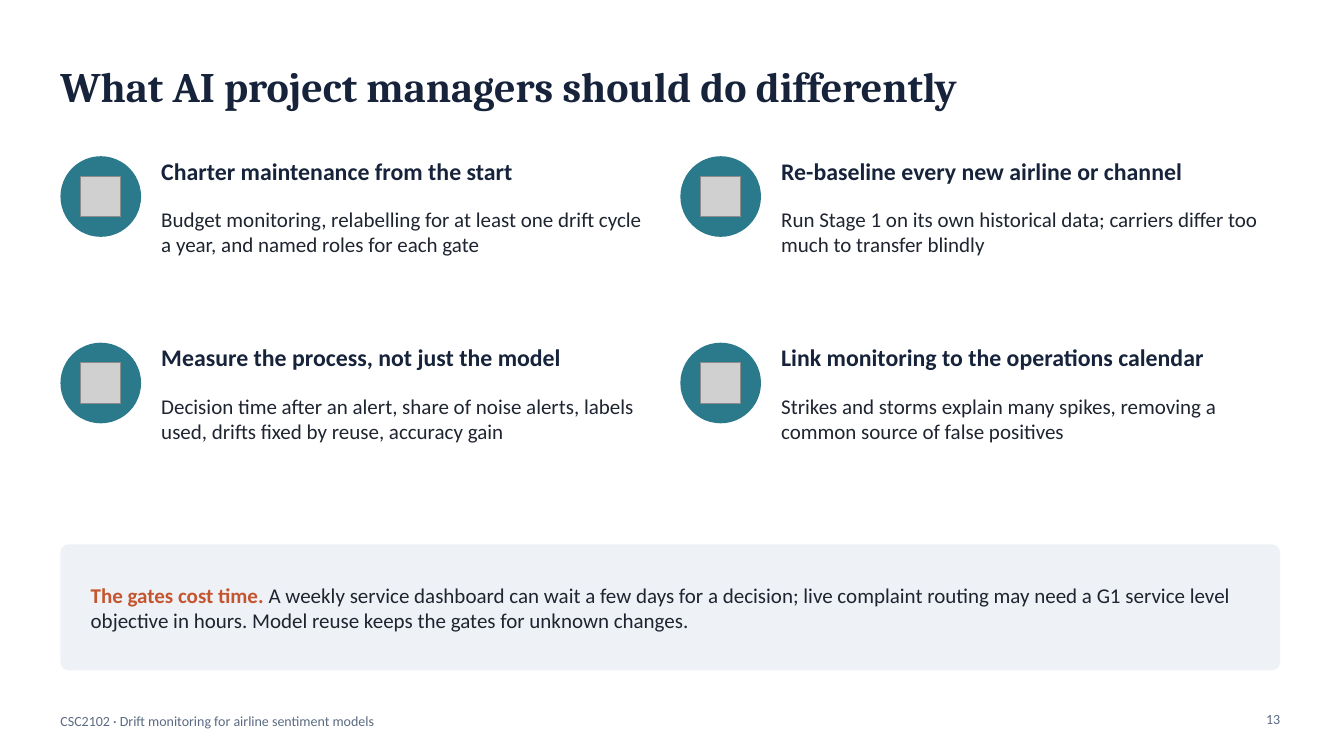
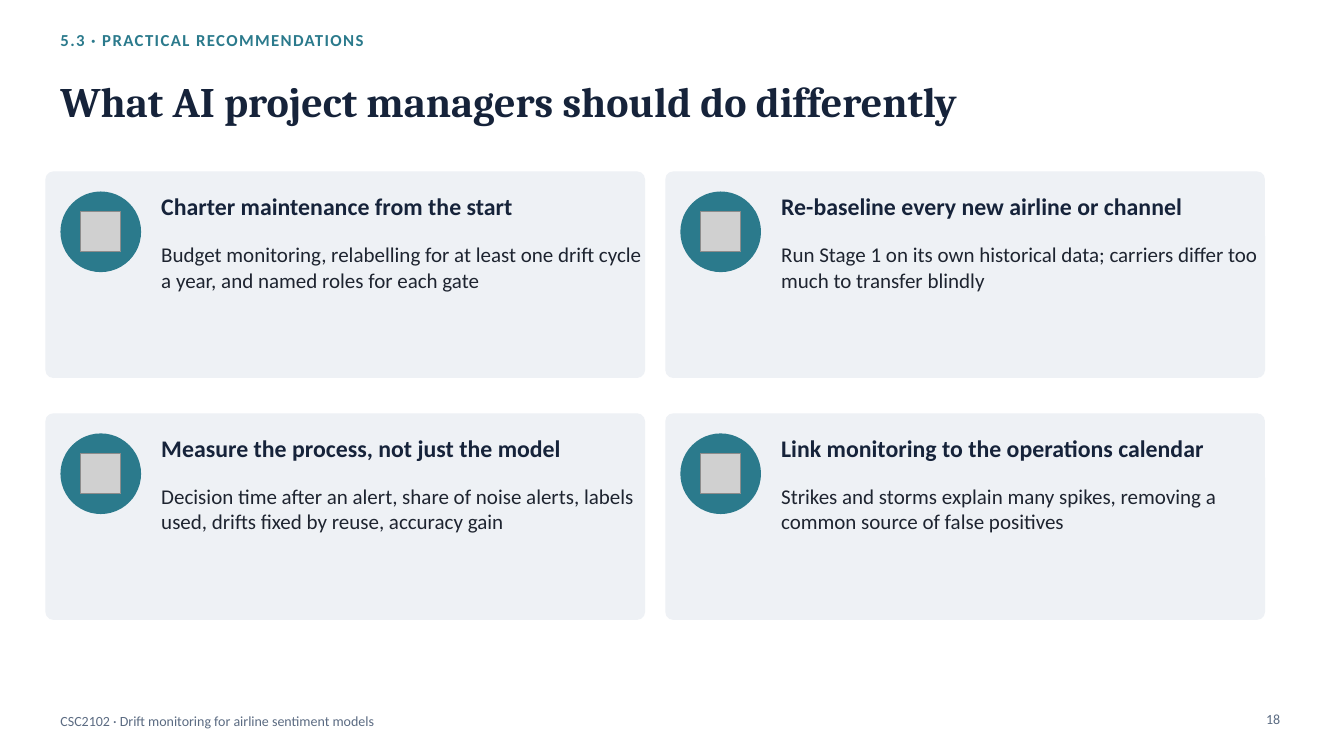
Before and after one commit to asimindxb2004-boop/csc2102-dcdm-slr, a slide deck: slide 18 of 2_Presentation/CSC2102_SLR_Presentation.pptx (slide 13 before the commit). Drawn at 1344x756 pixels with LibreOffice and Linux fonts; fonts in the diff are those of the drawing; grey boxes stand for pictures. Boxes give left, top, right and bottom in pixels: in the first picture for what was removed or moved away, otherwise in the second. Text is boxed around its words. In the diff, an @@ line names an element or a change of style, - is before the commit and + after.

```diff
--- a/2_Presentation/CSC2102_SLR_Presentation.pptx
+++ b/2_Presentation/CSC2102_SLR_Presentation.pptx
@@ text added at [60, 35, 364, 46], 12 pt, text #2B7A8C, bold @@
+5.3 · PRACTICAL RECOMMENDATIONS
@@ title "What AI project managers should ...": place and size @@
-title "What AI project managers should ..." at [60, 72, 957, 112]
+title "What AI project managers should ..." at [60, 87, 957, 127]
@@ rounded rectangle added at [45, 171, 645, 378], fill #EEF1F5 @@
@@ rounded rectangle added at [665, 171, 1265, 378], fill #EEF1F5 @@
@@ 4 texts, 2 pictures, 2 ellipses: place and size @@
-4 texts, 2 pictures, 2 ellipses at [60, 156, 1257, 256]
+4 texts, 2 pictures, 2 ellipses at [60, 192, 1257, 292]
@@ rounded rectangle added at [45, 413, 645, 620], fill #EEF1F5 @@
@@ rounded rectangle added at [665, 413, 1265, 620], fill #EEF1F5 @@
@@ 4 texts, 2 pictures, 2 ellipses: place and size @@
-4 texts, 2 pictures, 2 ellipses at [60, 343, 1216, 443]
+4 texts, 2 pictures, 2 ellipses at [60, 434, 1216, 533]
@@ rounded rectangle removed at [60, 544, 1280, 670] @@
@@ text removed at [91, 588, 1230, 632] @@
-The gates cost time. A weekly service dashboard can wait a few days for a decision; live complaint routing may need a G1 service level objective in hours. Model reuse keeps the gates for unknown changes.
@@ page number at [1266, 714, 1280, 724]: text changed @@
-13
+18
```
Also in this commit, not shown: 13 other slides changed, 6 slides added.
